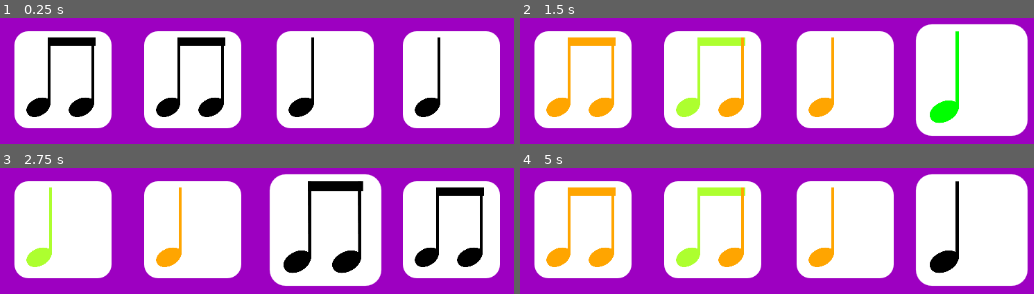
Above: before the commit, frames 1-4 (two rows, left to right).
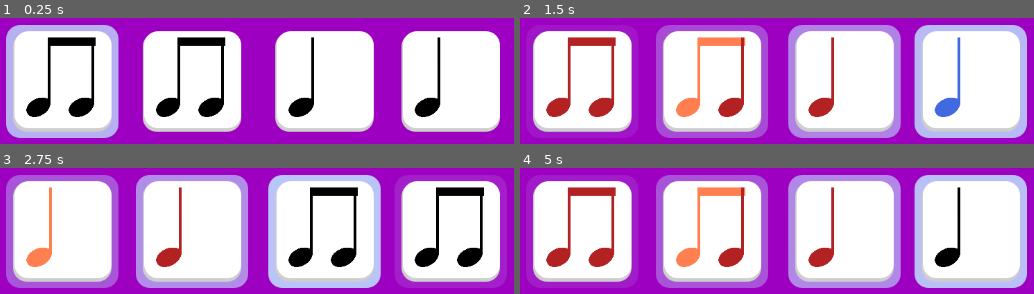
Above: after the commit, the same moments.

Repository: firesmoker/rhythmcards
Game: Godot game, scene res://game.tscn
The game is run twice, just before and just after one commit, with the same random seed, the same clock (stepped at 60 frames per second) and the same inputs.
Inputs:
- Up to frame 1 (0.25 s): no input
- Up to frame 2 (1.5 s): hold Space (play) 0.53-1.28 s; tap Space (play) at 1.35 s
- Up to frame 3 (2.75 s): hold Space (play) from 2.03 s (still down)
- Up to frame 4 (5 s): release Space (play) at 2.78 s; tap Space (play) at 2.85, 4.35 s; hold Space (play) 3.53-4.28 s

The runs differ from the first frame. In frame 1, 8.0% of the frame differs, in the area x 1-98%, y 5-96%; in frame 2, 24%; in frame 3, 26%; in frame 4, 27%, in the area x 1-99%, y 4-96%.

Commit message:
better visuals

Diff:
--- a/game.tscn
+++ b/game.tscn
@@ -23,6 +23,8 @@
 [node name="CanvasLayer" type="CanvasLayer" parent="."]
 
 [node name="Background" type="Panel" parent="CanvasLayer"]
+z_index = -10
+z_as_relative = false
 anchors_preset = 15
 anchor_right = 1.0
 anchor_bottom = 1.0
--- /dev/null
+++ b/panel1.tres
@@ -0,0 +1,11 @@
+[gd_resource type="Theme" load_steps=2 format=3 uid="uid://b33ea2uo4cl6x"]
+
+[sub_resource type="StyleBoxFlat" id="StyleBoxFlat_80nbo"]
+bg_color = Color(1, 1, 1, 1)
+corner_radius_top_left = 20
+corner_radius_top_right = 20
+corner_radius_bottom_right = 20
+corner_radius_bottom_left = 20
+
+[resource]
+Panel/styles/panel = SubResource("StyleBoxFlat_80nbo")
--- a/scenes/note_card.tscn
+++ b/scenes/note_card.tscn
@@ -1,24 +1,15 @@
-[gd_scene load_steps=5 format=3 uid="uid://degsnrielqyat"]
+[gd_scene load_steps=4 format=3 uid="uid://degsnrielqyat"]
 
 [ext_resource type="Script" uid="uid://c8pcuirbyobp8" path="res://scripts/note_card.gd" id="1_43uvi"]
+[ext_resource type="Theme" uid="uid://b33ea2uo4cl6x" path="res://panel1.tres" id="1_fmbix"]
 [ext_resource type="PackedScene" uid="uid://c21eil72ud0ue" path="res://scenes/note.tscn" id="2_1ac85"]
-
-[sub_resource type="StyleBoxFlat" id="StyleBoxFlat_80nbo"]
-bg_color = Color(1, 1, 1, 1)
-corner_radius_top_left = 20
-corner_radius_top_right = 20
-corner_radius_bottom_right = 20
-corner_radius_bottom_left = 20
-
-[sub_resource type="Theme" id="Theme_e2o6t"]
-Panel/styles/panel = SubResource("StyleBoxFlat_80nbo")
 
 [node name="NoteCard1" type="Panel"]
 offset_left = 240.0
 offset_top = 250.0
 offset_right = 380.0
 offset_bottom = 390.0
-theme = SubResource("Theme_e2o6t")
+theme = ExtResource("1_fmbix")
 script = ExtResource("1_43uvi")
 notes = Array[float]([0.125, 0.125])
 
@@ -37,3 +28,38 @@
 offset_bottom = 124.0
 
 [node name="DeactivateTimer" type="Timer" parent="."]
+
+[node name="SelectionPanel" type="Panel" parent="."]
+modulate = Color(0.731645, 0.808678, 0.983978, 1)
+self_modulate = Color(1, 1, 1, 0)
+z_index = -1
+layout_mode = 1
+anchors_preset = 8
+anchor_left = 0.5
+anchor_top = 0.5
+anchor_right = 0.5
+anchor_bottom = 0.5
+offset_left = -82.0
+offset_top = -79.0
+offset_right = 80.0
+offset_bottom = 84.0
+grow_horizontal = 2
+grow_vertical = 2
+theme = ExtResource("1_fmbix")
+
+[node name="3DPanel" type="Panel" parent="."]
+self_modulate = Color(0.80687, 0.80687, 0.80687, 1)
+z_index = -1
+layout_mode = 1
+anchors_preset = 8
+anchor_left = 0.5
+anchor_top = 0.5
+anchor_right = 0.5
+anchor_bottom = 0.5
+offset_left = -72.0
+offset_top = -68.0
+offset_right = 70.0
+offset_bottom = 75.0
+grow_horizontal = 2
+grow_vertical = 2
+theme = ExtResource("1_fmbix")
--- a/scripts/note_card.gd
+++ b/scripts/note_card.gd
@@ -17,6 +17,7 @@
 		#toggle_highlight(value)
 @export var beat_num: int = 1
 var game: Game
+@onready var selection_panel: Panel = $SelectionPanel
 
 func set_notes_visibility() -> void:
 	note_1.visible = false
@@ -135,13 +136,13 @@
 			#note_status_types.INACTIVE: ## DEBUG
 				#notes_dictionary[i]["game_object"].modulate =  Color.RED
 			note_status_types.MISSED:
-				notes_dictionary[i]["game_object"].modulate =  Color.ORANGE
+				notes_dictionary[i]["game_object"].modulate =  Color.FIREBRICK
 			#note_status_types.ACTIVE: ## DEBUG
 				#notes_dictionary[i]["game_object"].modulate =  Color.BLUE
 			note_status_types.PLAYED:
-				notes_dictionary[i]["game_object"].modulate =  Color.GREEN
+				notes_dictionary[i]["game_object"].modulate =  Color.ROYAL_BLUE
 			note_status_types.PLAYED_BAD:
-				notes_dictionary[i]["game_object"].modulate =  Color.GREEN_YELLOW
+				notes_dictionary[i]["game_object"].modulate =  Color.CORAL
 
 
 func calculate_note_timings() -> void:
@@ -161,6 +162,7 @@
 		#print("for card " + str(name) + " note " + str(i) + " timing is " + str(notes_dictionary[i]["timing"]))
 
 func _ready() -> void:
+	selection_panel.visible = true
 	#next_notes = notes.duplicate()
 	active = false
 	pivot_offset.x = 0 + size.x / 2
@@ -198,7 +200,7 @@
 	active = false
 
 func beat_signal_effects(round_beat: int, verify: bool = true) -> void:
-	pulse(round_beat)
+	selection_pulse(round_beat)
 	start_deactivation_timer(round_beat, game.one_beat_duration)
 	toggle_by_beat(round_beat, true)
 
@@ -242,6 +244,7 @@
 			notes_dictionary[note_index + 1]["status"] = note_status_types.ACTIVE
 
 func _process(delta: float) -> void:
+	selection_panel.self_modulate.a -= 0.01
 	if active:
 		#autoplay(game.elapsed_round_time)
 		#play(game.elapsed_round_time)
@@ -286,6 +289,12 @@
 	else:
 		modulate = Color.GRAY
 
+func selection_pulse(round_beat: int,time: float = 0.2) -> void:
+	if round_beat == beat_num:
+		selection_panel.self_modulate.a = 1
+		#await get_tree().create_timer(time).timeout
+		#scale = scale*1/1.15
+
 func pulse(round_beat: int,time: float = 0.2) -> void:
 	if round_beat == beat_num:
 		scale = scale*1.15
